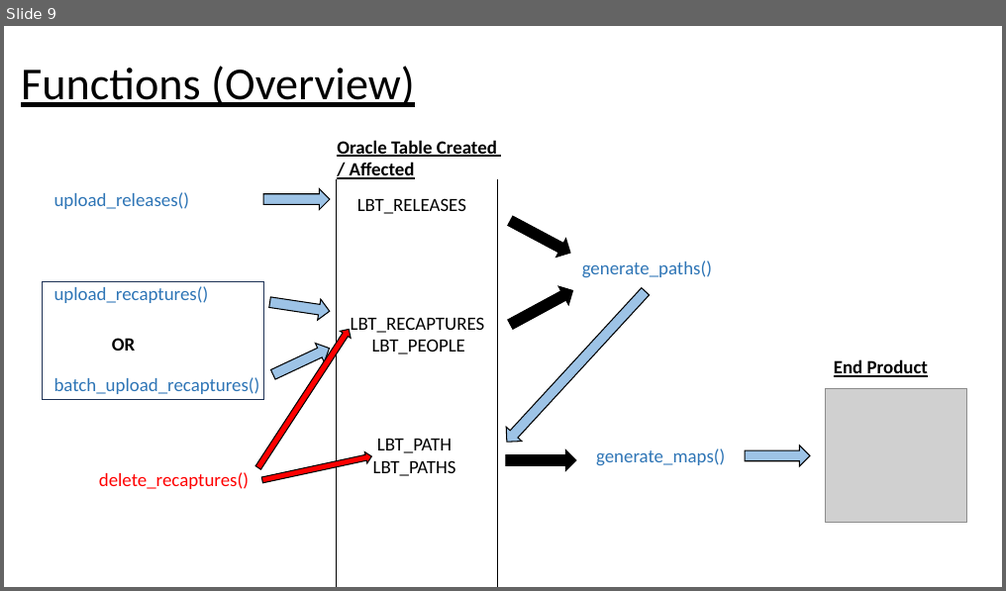
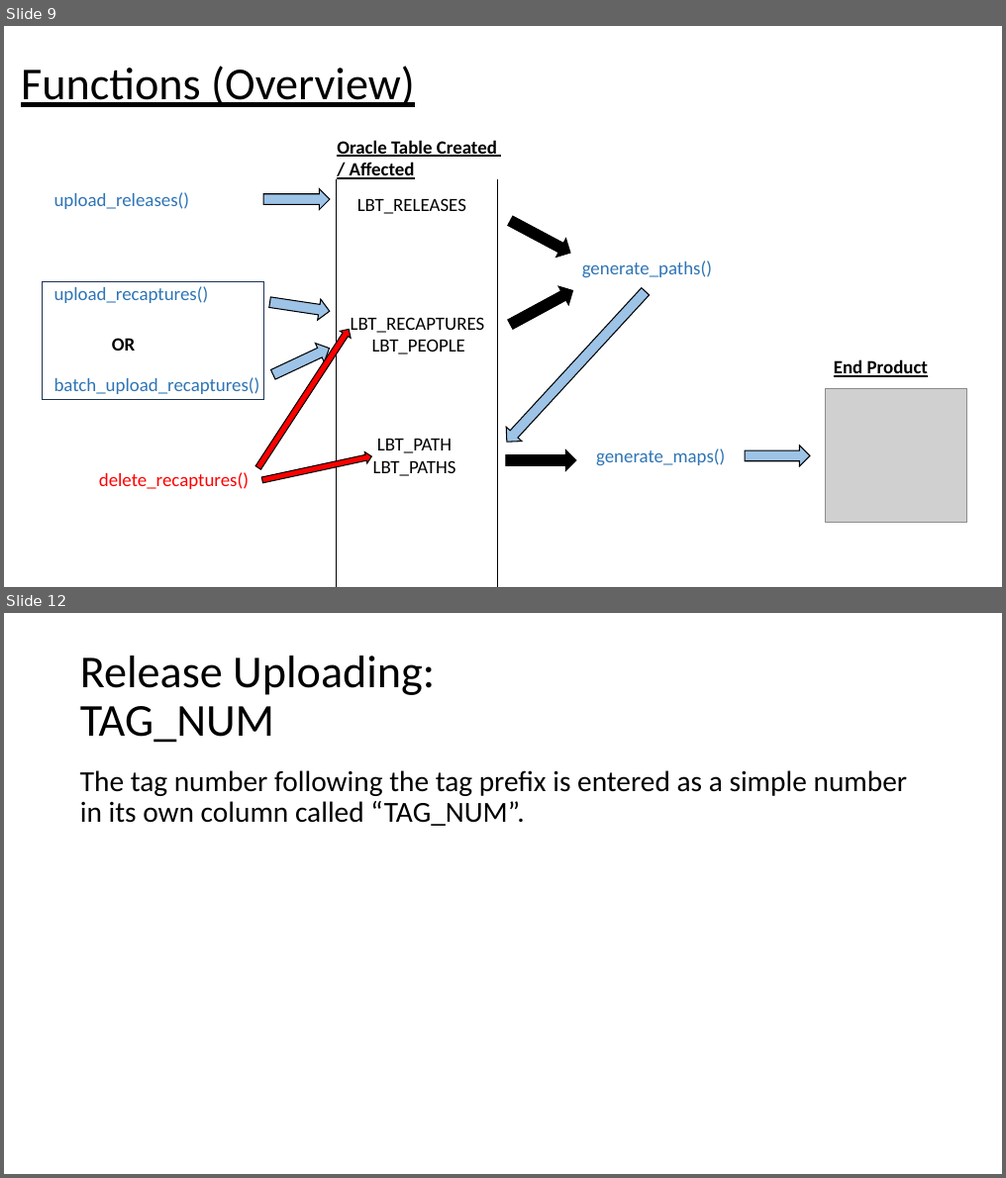
Before and after one commit to LobsterScience/LobTag2, a slide deck: app.files/user_guide.pptx. Shown one above the other, each under a label of ours: slide 9 before the commit, slides 9 and 12 after it; the slides between them are not shown. The pictures are 1006x591 and 1006x1178 pixels, drawn with LibreOffice and Linux fonts; fonts in the diff are those of the drawing; grey boxes stand for pictures. Boxes give left, top, right and bottom in pixels: in the first picture for what was removed or moved away, otherwise in the second. Text is boxed around its words. In the diff, an @@ line names an element or a change of style, - is before the commit and + after.

```diff
--- a/app.files/user_guide.pptx
+++ b/app.files/user_guide.pptx
@@ slide 12 added at [4, 613, 1002, 1174], background #FFFFFF @@
@@ title added at [80, 656, 435, 743], 44 pt, text #000000 @@
+Release Uploading:
+TAG_NUM
@@ text added at [80, 770, 908, 826], 28 pt, text #000000 @@
+The tag number following the tag prefix is entered as a simple number in its own column called “TAG_NUM”.
```
Also in this commit, not shown: 3 slides changed, 13 other slides added, 1 other file.
